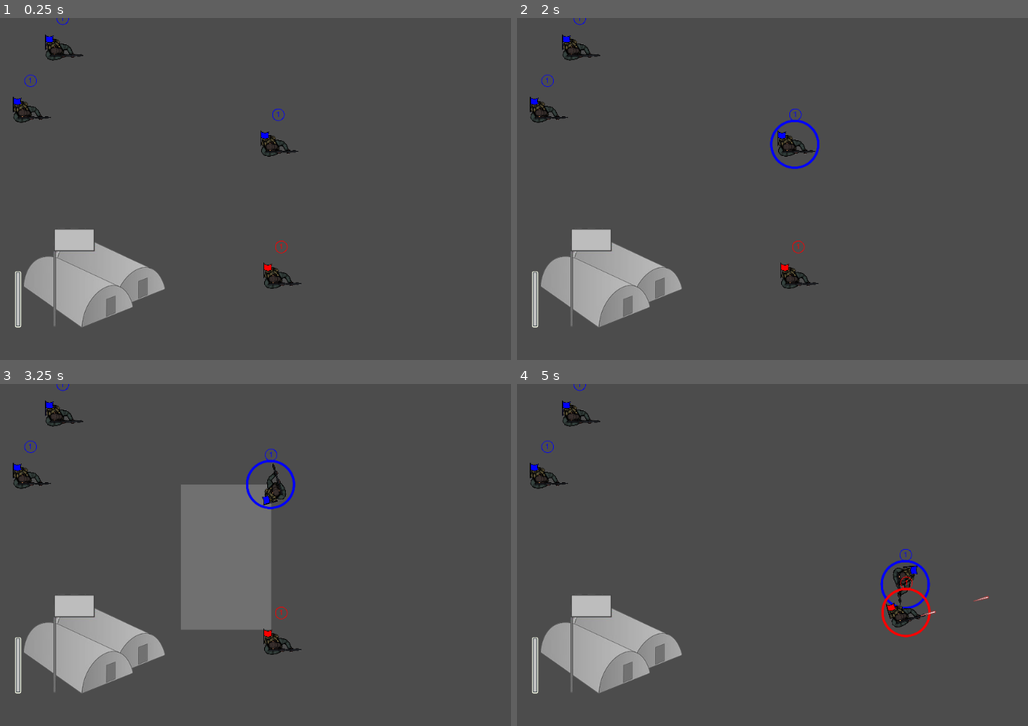
Above: before the commit, frames 1-4 (two rows, left to right).
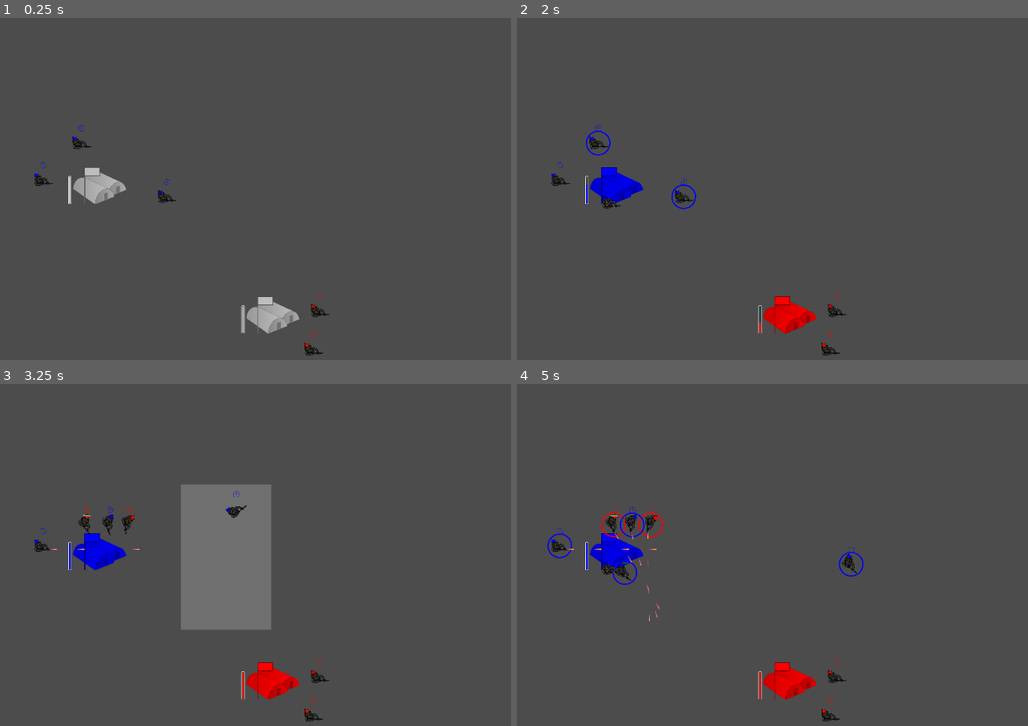
Above: after the commit, the same moments.

Repository: lagodw/army_blaster
Game: Godot game, scene res://Worlds/World.tscn
Two runs of this game, one before a commit and one after it. Both use one fixed random seed, a clock stepped at 60 frames per second and the inputs below.
Inputs (mouse positions are in pixels of both pictures, inside the frame that each line leads up to):
- Up to frame 1 (0.25 s): no input
- Up to frame 2 (2 s): move the mouse to (859, 175) at 0.52 s; hold Right mouse button (click) 0.53-1.25 s; click (859, 175) at 0.67 s; drag from (608, 209) to (798, 144) at 1.27 s
- Up to frame 3 (3.25 s): move the mouse to (270, 483) at 2.02 s; hold Right mouse button (click) 2.03-2.75 s; click (270, 483) at 2.17 s; drag from (178, 630) to (270, 483) at 2.77 s
- Up to frame 4 (5 s): move the mouse to (910, 613) at 3.52 s; hold Right mouse button (click) 3.53-4.25 s; click (910, 613) at 3.67 s; drag from (547, 507) to (900, 613) at 4.27 s

The runs differ from the first frame. In frame 1, 7.6% of the frame differs, in the area x 2-65%, y 0-99%; in frame 2, 8.1%; in frame 3, 8.1%; in frame 4, 8.9%, in the area x 2-93%, y 0-99%.

Commit message:
unit spawn

Diff:
--- a/Worlds/World.tscn
+++ b/Worlds/World.tscn
@@ -1,29 +1,84 @@
-[gd_scene load_steps=4 format=2]
+[gd_scene load_steps=10 format=2]
 
 [ext_resource path="res://units/ArmyDude.tscn" type="PackedScene" id=1]
 [ext_resource path="res://Worlds/World.gd" type="Script" id=2]
 [ext_resource path="res://buildings/Barracks.tscn" type="PackedScene" id=3]
+[ext_resource path="res://themes/lifebar_foreground_white.png" type="Texture" id=4]
+[ext_resource path="res://themes/lifebar_background.png" type="Texture" id=5]
+[ext_resource path="res://buildings/barracks.png" type="Texture" id=6]
+[ext_resource path="res://buildings/Barracks.gd" type="Script" id=7]
+
+[sub_resource type="RectangleShape2D" id=7]
+extents = Vector2( 183.001, 132.056 )
+
+[sub_resource type="CircleShape2D" id=2]
+radius = 443.511
 
 [node name="World" type="Node2D"]
 script = ExtResource( 2 )
+
+[node name="Camera2D" type="Camera2D" parent="."]
+position = Vector2( 1042.83, 110.196 )
+current = true
+zoom = Vector2( 4, 4 )
 
 [node name="ArmyDude" parent="." instance=ExtResource( 1 )]
 position = Vector2( 744.001, 132.506 )
 
 [node name="ArmyDude2" parent="." instance=ExtResource( 1 )]
-position = Vector2( 754.079, 584.579 )
+position = Vector2( 1787.52, 912.43 )
 player = "P2"
 
 [node name="ArmyDude3" parent="." instance=ExtResource( 1 )]
 position = Vector2( -101.171, 16.5962 )
 
+[node name="ArmyDude4" parent="." instance=ExtResource( 1 )]
+position = Vector2( 160.408, -234.621 )
+
+[node name="Barracks2" type="KinematicBody2D" parent="."]
+position = Vector2( 1466.16, 938.061 )
+script = ExtResource( 7 )
+
+[node name="icon" type="Sprite" parent="Barracks2"]
+scale = Vector2( 0.75, 0.75 )
+texture = ExtResource( 6 )
+
+[node name="BlockUnit" type="CollisionShape2D" parent="Barracks2"]
+shape = SubResource( 7 )
+
+[node name="CaptureZone" type="Area2D" parent="Barracks2"]
+
+[node name="CollisionShape2D" type="CollisionShape2D" parent="Barracks2/CaptureZone"]
+shape = SubResource( 2 )
+
+[node name="SpawnTimer" type="Timer" parent="Barracks2"]
+autostart = true
+
+[node name="CaptureTimer" type="Timer" parent="Barracks2"]
+wait_time = 0.5
+autostart = true
+
+[node name="Progress" type="TextureProgress" parent="Barracks2"]
+margin_left = -214.368
+margin_top = 130.125
+margin_right = -22.3676
+margin_bottom = 170.125
+rect_rotation = -90.0
+texture_under = ExtResource( 5 )
+texture_progress = ExtResource( 4 )
+__meta__ = {
+"_edit_use_anchors_": false
+}
+
+[node name="Rally" type="Position2D" parent="Barracks2"]
+position = Vector2( 525.629, 318.707 )
+
+[node name="SpawnPoint" type="Position2D" parent="Barracks2"]
+position = Vector2( 247.355, 171.246 )
+
+[node name="ArmyDude5" parent="." instance=ExtResource( 1 )]
+position = Vector2( 1744.12, 1176.82 )
+player = "P2"
+
 [node name="Barracks" parent="." instance=ExtResource( 3 )]
-position = Vector2( 115.629, 584.579 )
-
-[node name="Camera2D" type="Camera2D" parent="."]
-position = Vector2( 513.094, 300.887 )
-current = true
-zoom = Vector2( 2, 2 )
-
-[node name="ArmyDude4" parent="." instance=ExtResource( 1 )]
-position = Vector2( 8.64575, -196.058 )
+position = Vector2( 284.553, 53.3888 )
--- a/buildings/Barracks.gd
+++ b/buildings/Barracks.gd
@@ -1,8 +1,10 @@
 extends KinematicBody2D
 
 var player = "P0"
-var max_status = 100
+var max_status = 10
 var capture_status
+
+export (PackedScene) var Marine = preload("res://units/ArmyDude.tscn")
 
 func _ready():
 
@@ -10,9 +12,11 @@
 	$Progress.max_value = max_status
 	$Progress.value = capture_status
 
-	$Timer.wait_time = Global.timer
-	$Timer.connect('timeout', self, '_on_timeout')
+	$CaptureTimer.wait_time = Global.timer
+	$CaptureTimer.connect('timeout', self, '_on_timeout')
 	update_owner()
+
+	$SpawnTimer.connect('timeout', self, 'spawn_marine')
 
 func _on_timeout():
 	var units = $CaptureZone.get_overlapping_bodies()
@@ -52,3 +56,11 @@
 	else:
 		get_node('icon').modulate = Color.gray
 		$Progress.tint_progress = Color.gray
+
+func spawn_marine():
+	if player != 'P0':
+		var unit = Marine.instance()
+		unit.position = $SpawnPoint.position
+		unit.player = player
+		unit.target = $Rally.position
+		get_parent().add_child(unit)
--- a/buildings/Barracks.tscn
+++ b/buildings/Barracks.tscn
@@ -5,8 +5,8 @@
 [ext_resource path="res://themes/lifebar_foreground_white.png" type="Texture" id=3]
 [ext_resource path="res://themes/lifebar_background.png" type="Texture" id=4]
 
-[sub_resource type="RectangleShape2D" id=1]
-extents = Vector2( 249.073, 175.474 )
+[sub_resource type="RectangleShape2D" id=7]
+extents = Vector2( 183.001, 132.056 )
 
 [sub_resource type="CircleShape2D" id=2]
 radius = 443.511
@@ -15,28 +15,38 @@
 script = ExtResource( 2 )
 
 [node name="icon" type="Sprite" parent="."]
+scale = Vector2( 0.75, 0.75 )
 texture = ExtResource( 1 )
 
 [node name="BlockUnit" type="CollisionShape2D" parent="."]
-shape = SubResource( 1 )
+shape = SubResource( 7 )
 
 [node name="CaptureZone" type="Area2D" parent="."]
 
 [node name="CollisionShape2D" type="CollisionShape2D" parent="CaptureZone"]
 shape = SubResource( 2 )
 
-[node name="Timer" type="Timer" parent="."]
+[node name="SpawnTimer" type="Timer" parent="."]
+autostart = true
+
+[node name="CaptureTimer" type="Timer" parent="."]
 wait_time = 0.5
 autostart = true
 
 [node name="Progress" type="TextureProgress" parent="."]
-margin_left = -271.0
-margin_top = 173.5
-margin_right = -79.0
-margin_bottom = 213.5
+margin_left = -214.368
+margin_top = 130.125
+margin_right = -22.3676
+margin_bottom = 170.125
 rect_rotation = -90.0
 texture_under = ExtResource( 4 )
 texture_progress = ExtResource( 3 )
 __meta__ = {
 "_edit_use_anchors_": false
 }
+
+[node name="Rally" type="Position2D" parent="."]
+position = Vector2( 525.629, 318.707 )
+
+[node name="SpawnPoint" type="Position2D" parent="."]
+position = Vector2( 247.355, 171.246 )
--- a/units/ArmyDude.gd
+++ b/units/ArmyDude.gd
@@ -3,7 +3,7 @@
 export (int) var speed = 500
 export (PackedScene) var Bullet = preload("res://units/Bullet.tscn")
 
-var target = Vector2()
+var target = Vector2(0, 0)
 var velocity = Vector2()
 var last_position = Vector2()
 
@@ -15,7 +15,8 @@
 func _ready():
 	$Timer.wait_time = Global.timer
 
-	target = self.position
+	if target == Vector2(0, 0):
+		target = self.position
 	last_position = self.position
 
 	$Health.max_value = 100
@@ -86,18 +87,22 @@
 						new_units[unit] += army.army_units[unit]
 					else:
 						new_units[unit] = army.army_units[unit]
+
+				var was_selected = false
 				for unit in get_parent().selected:
-					if unit.collider == self:
+					if unit.collider == self or unit.collider == army:
 						get_parent().selected.erase(unit)
-				get_parent().selected.append_array([{'collider': self}])
-				self.select()
+						was_selected = true
+				if was_selected:
+					get_parent().selected.append_array([{'collider': self}])
+					self.select()
 				army_units = new_units
+				var new_position = (position + army.position) / 2
+				position = new_position
 				army.queue_free()
 				update_counter()
-			else:
-				for unit in get_parent().selected:
-					if unit.collider == self:
-						get_parent().selected.erase(unit)
+				print(get_parent().selected)
+
 
 func update_counter():
 	var count = 0
